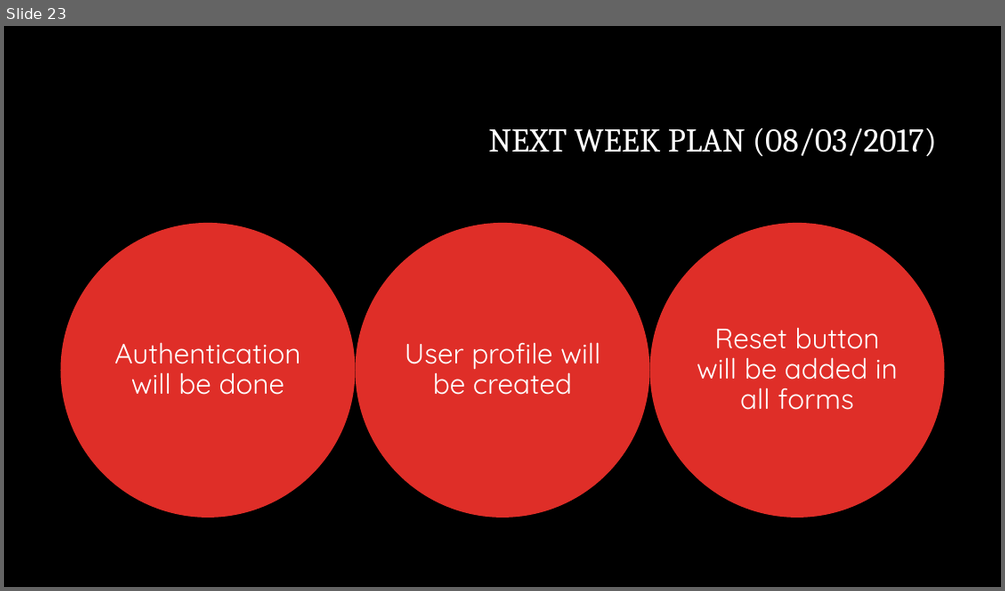
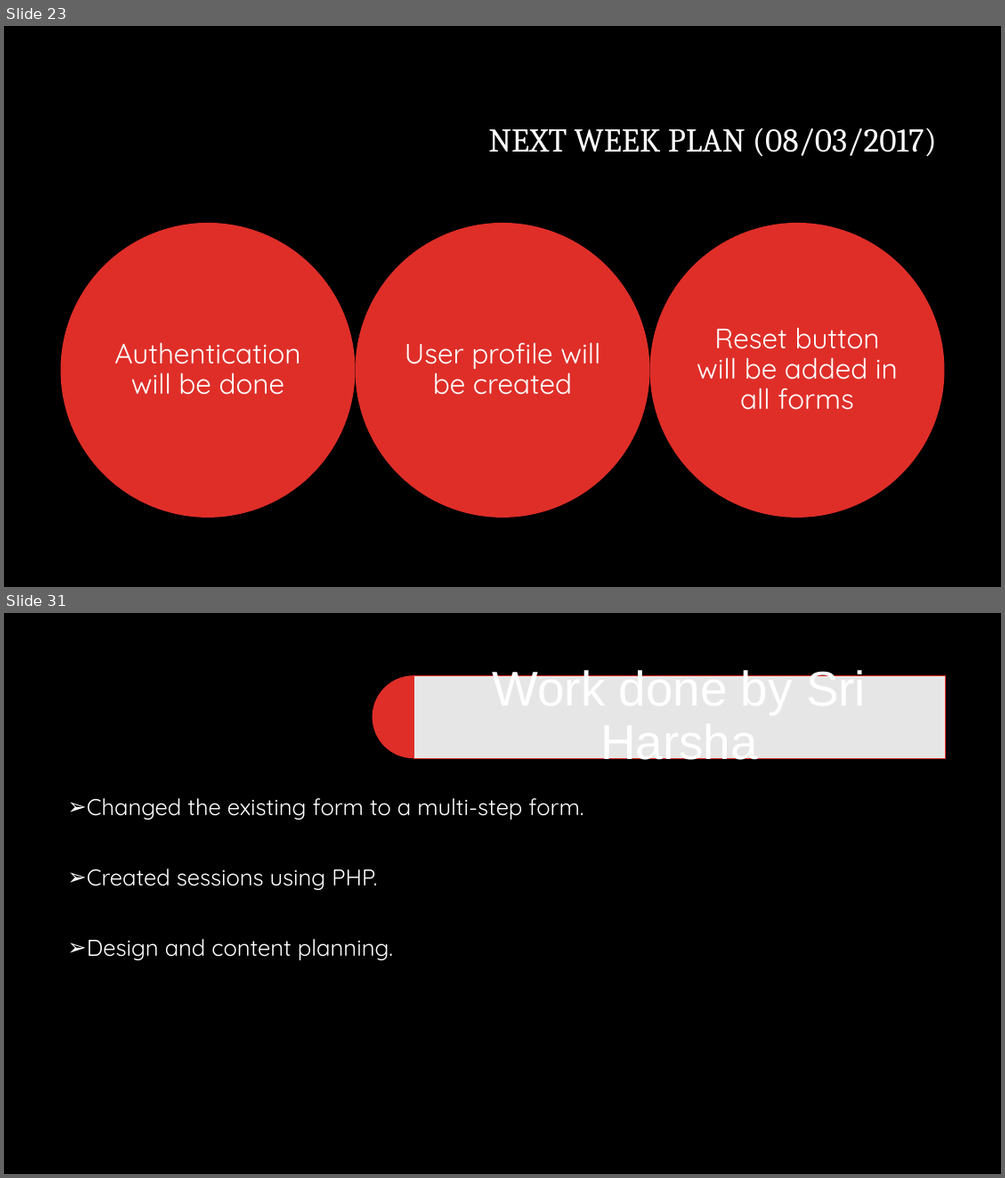
Before and after one commit to priyasatbhaya/IT_WEBD, a slide deck: Internet and web technology new ppt.pptx. Shown one above the other, each under a label of ours: slide 23 before the commit, slides 23 and 31 after it; the slides between them are not shown. The pictures are 1005x591 and 1005x1178 pixels, drawn with LibreOffice and Linux fonts; fonts in the diff are those of the drawing; background and template pictures are left out. Boxes give left, top, right and bottom in pixels: in the first picture for what was removed or moved away, otherwise in the second. Text is boxed around its words. In the diff, an @@ line names an element or a change of style, - is before the commit and + after.

Commit message:
Sessions are added

```diff
--- a/Internet and web technology new ppt.pptx
+++ b/Internet and web technology new ppt.pptx
@@ slide 31 added at [4,613,1001,1174], background #000000 @@
@@ pie slice (boxed as its full ellipse) added at [372,676,455,759], fill #DF2E28 @@
@@ rectangle added at [413,676,946,759], fill #FFFFFF at 90% opacity, outline #DF2E28 0.75 pt @@
@@ text added at [493,667,866,768], 47 pt, text #FFFFFF @@
+Work done by Sri Harsha
@@ text added at [87,798,583,960], 22 pt, text #FFFFFF @@
+➢ Changed the existing form to a multi-step form.
+➢ Created sessions using PHP.
+➢ Design and content planning.
```
Also in this commit, not shown: 10 slides changed, 9 other slides added, 11 other files.
